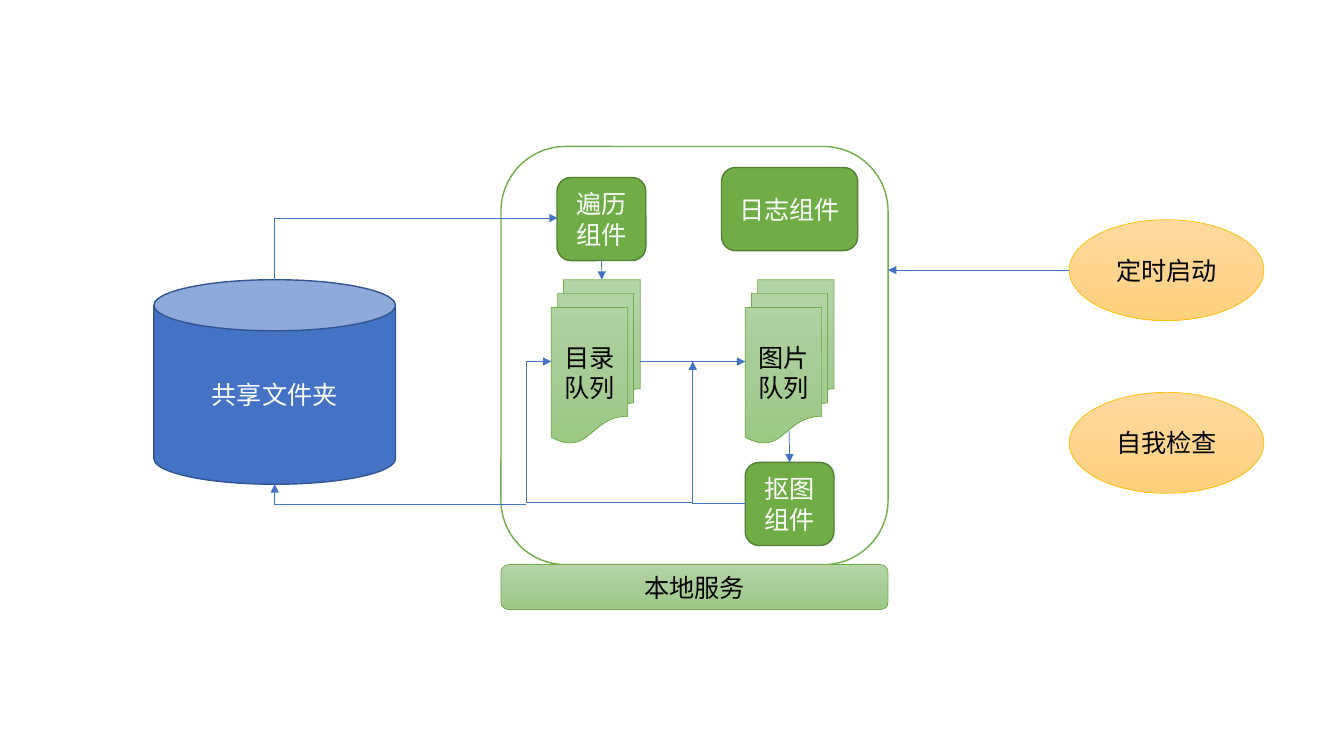
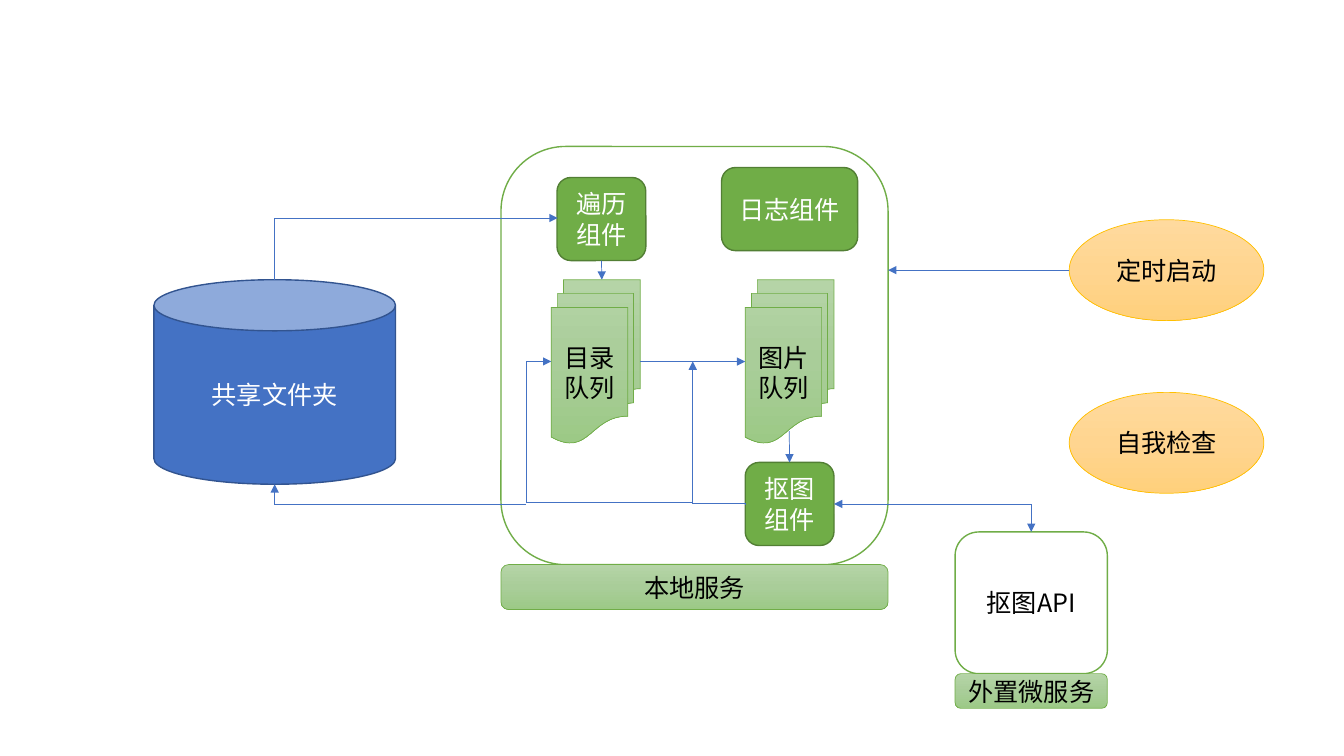
Before and after one commit to LambertKeith/RMBG_auto, a slide deck: slide 1 of 架构.pptx. Drawn at 1344x756 pixels with LibreOffice and Linux fonts; fonts in the diff are those of the drawing. Boxes give left, top, right and bottom in pixels: in the first picture for what was removed or moved away, otherwise in the second. Text is boxed around its words. In the diff, an @@ line names an element or a change of style, - is before the commit and + after.

```diff
--- a/架构.pptx
+++ b/架构.pptx
@@ elbow double arrow added from (834, 504) to (1031, 532), #4472C4 0.5 pt @@
@@ rounded rectangle added at [956, 532, 1108, 675], fill #FFFFFF, outline #70AD47 1 pt, 18 pt, text #000000 @@
+抠图API
@@ rounded rectangle added at [956, 674, 1108, 708], fill gradient #B5D5A7 to #AACE9A to #9CC987, outline #70AD47 0.5 pt, 18 pt, text #000000 @@
+外置微服务
```
Also in this commit, not shown: 1 other file.
